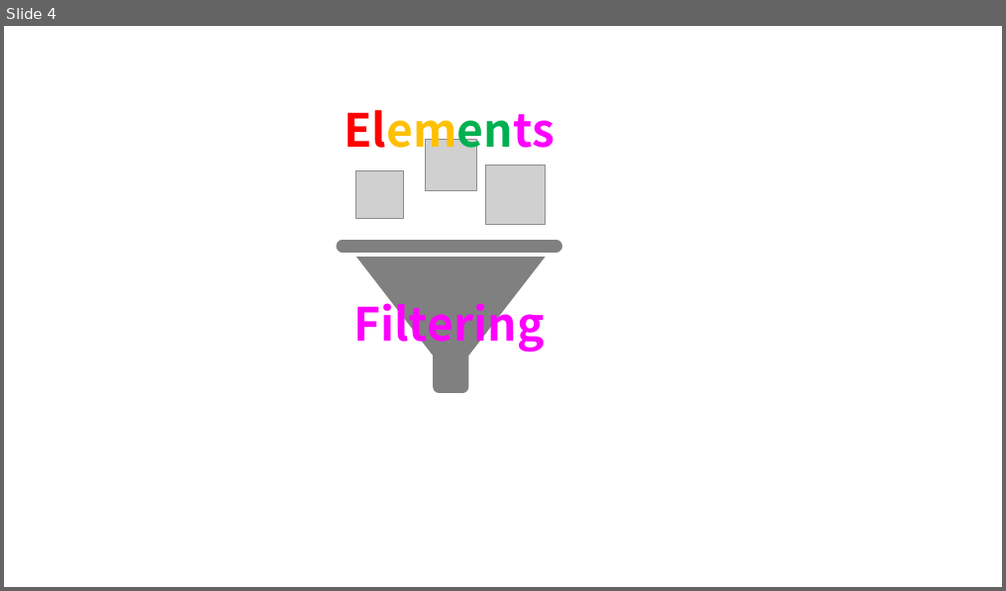
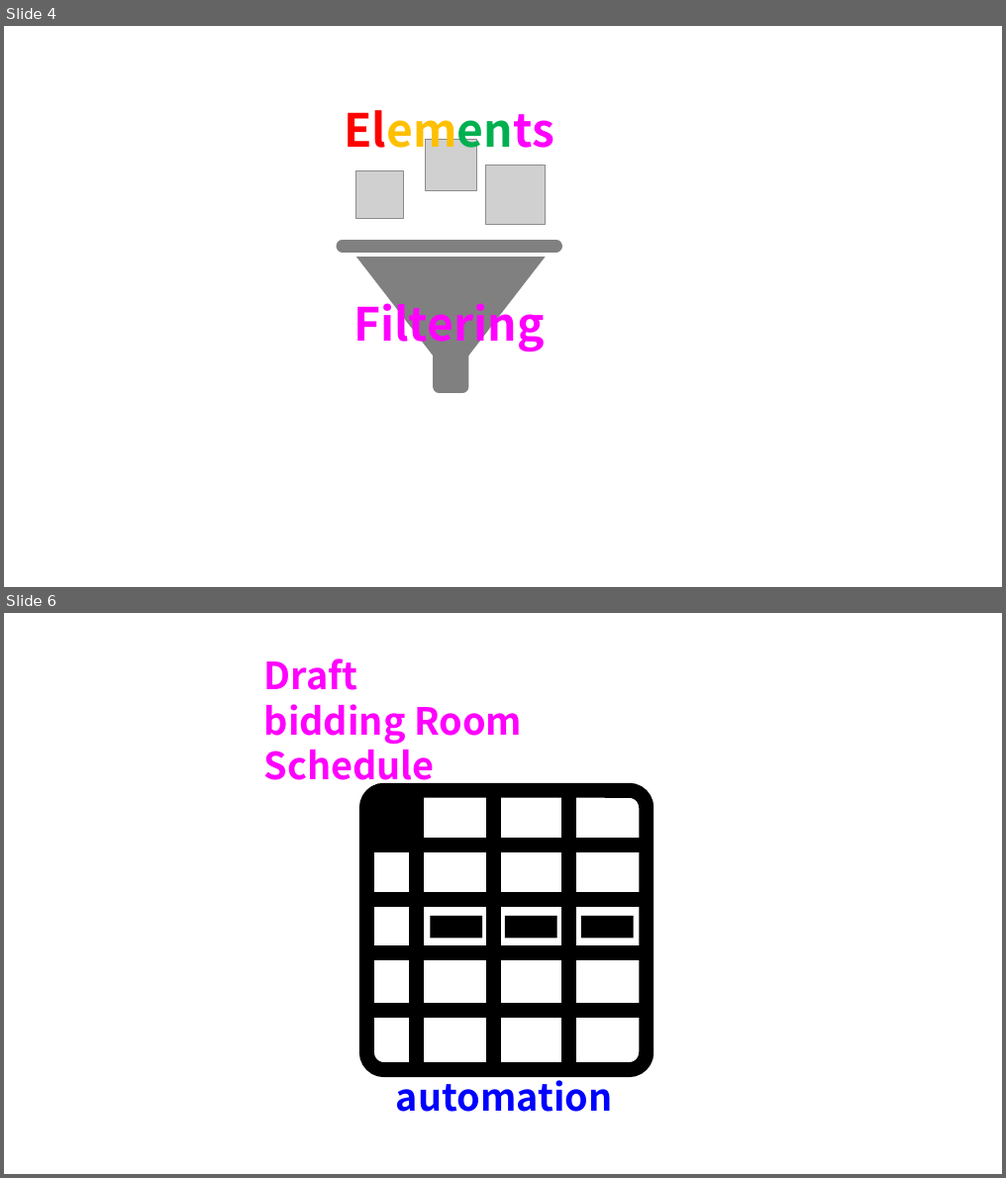
Before and after one commit to hnanmal/mQ, a slide deck: hecCalc/2023/documentum/logo/logo.pptx. Shown one above the other, each under a label of ours: slide 4 before the commit, slides 4 and 6 after it; the slides between them are not shown. The pictures are 1006x591 and 1006x1178 pixels, drawn with LibreOffice and Linux fonts; fonts in the diff are those of the drawing; grey boxes stand for pictures. Boxes give left, top, right and bottom in pixels: in the first picture for what was removed or moved away, otherwise in the second. Text is boxed around its words. In the diff, an @@ line names an element or a change of style, - is before the commit and + after.

```diff
--- a/hecCalc/2023/documentum/logo/logo.pptx
+++ b/hecCalc/2023/documentum/logo/logo.pptx
@@ slide 6 added at <box>4,613,1002,1174</box>, background #FFFFFF @@
@@ text added at <box>264,659,522,790</box>, 36 pt, text #FF00FF, bold @@
+Draft
+bidding Room Schedule
@@ group added at <box>367,785,647,1070</box>: 7 lines, 3 rectangles, 1 rounded rectangle, 1 freeform shape @@
@@ text added at <box>396,1073,613,1112</box>, 36 pt, text #0000FF, bold @@
+automation
```
Also in this commit, not shown: 2 other slides added, 17 other files.
